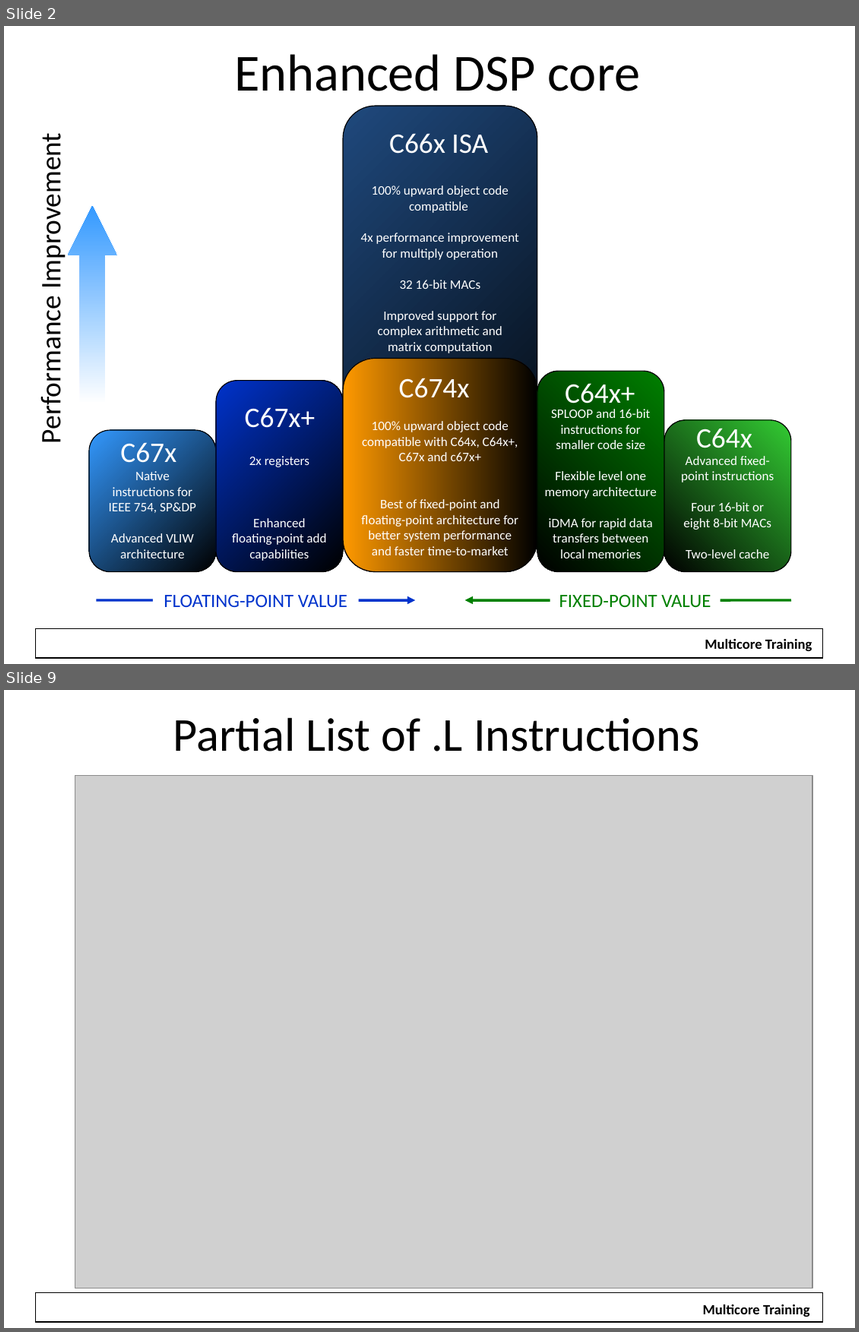
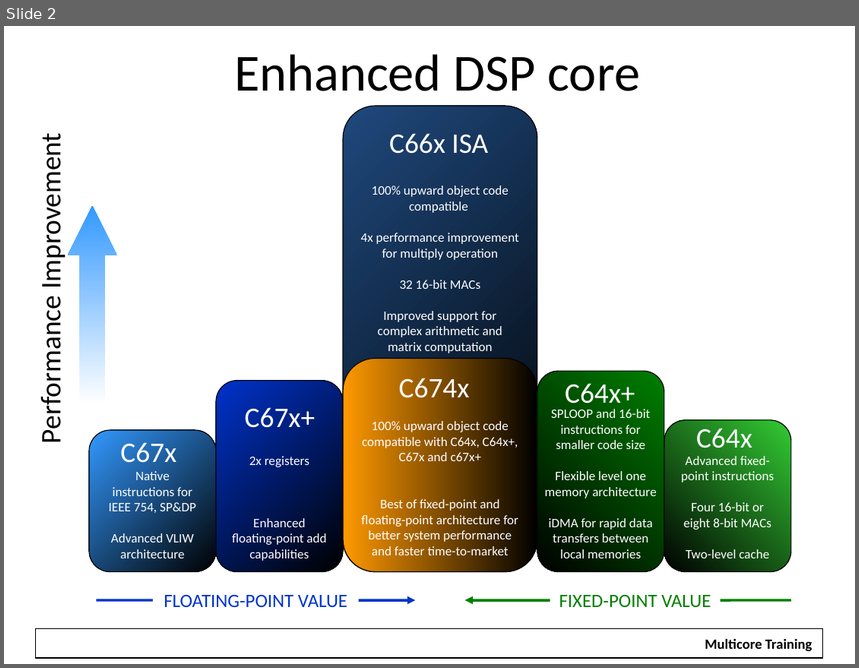
Before and after one commit to hari1989/keystone-workshop, a slide deck: slides/KeyStone Overview.pptx. Shown one above the other, each under a label of ours: slides 2 and 9 before the commit, slide 2 after it; the slides between them are not shown. The pictures are 859x1332 and 859x668 pixels, drawn with LibreOffice and Linux fonts; fonts in the diff are those of the drawing; grey boxes stand for pictures; background and template pictures are left out. Boxes give left, top, right and bottom in pixels: in the first picture for what was removed or moved away, otherwise in the second. Text is boxed around its words. In the diff, an @@ line names an element or a change of style, - is before the commit and + after.

```diff
--- a/slides/KeyStone Overview.pptx
+++ b/slides/KeyStone Overview.pptx
@@ slide 9 removed at <box>4,690,855,1328</box>, background #FFFFFF; not listed: 1 template element that a slide beside it also shows @@
@@ title removed at <box>173,717,700,752</box> @@
-Partial List of .L Instructions
@@ picture removed at <box>75,776,813,1289</box> @@
@@ rectangle removed at <box>693,1297,819,1319</box> @@
-Multicore Training
```
Also in this commit, not shown: 13 other slides removed.
